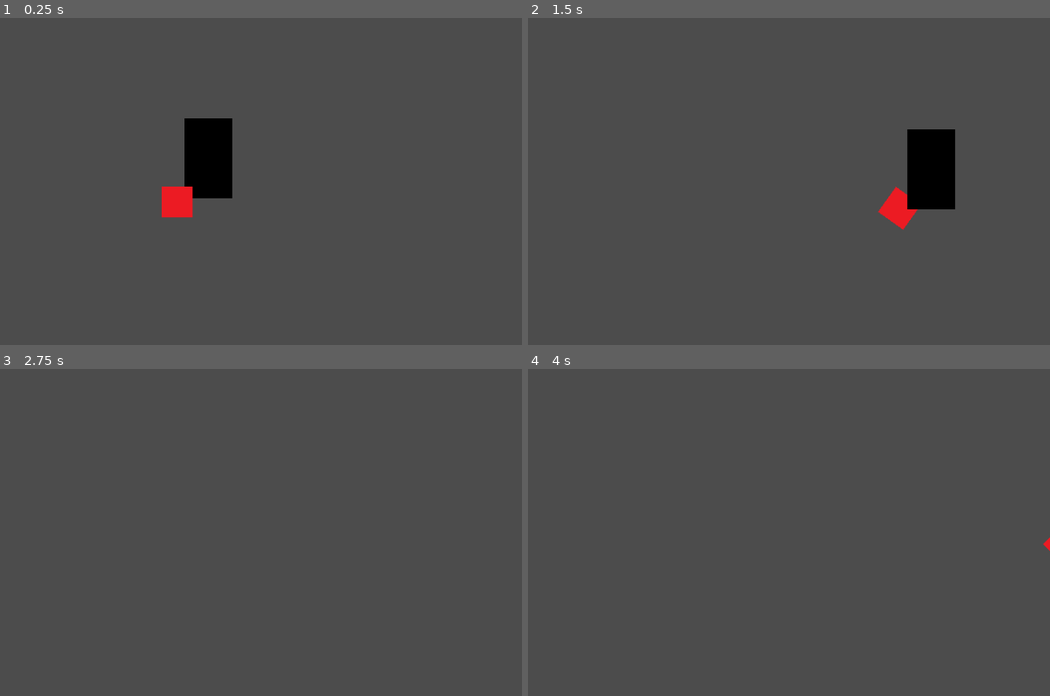
Above: before the commit, frames 1-4 (two rows, left to right).
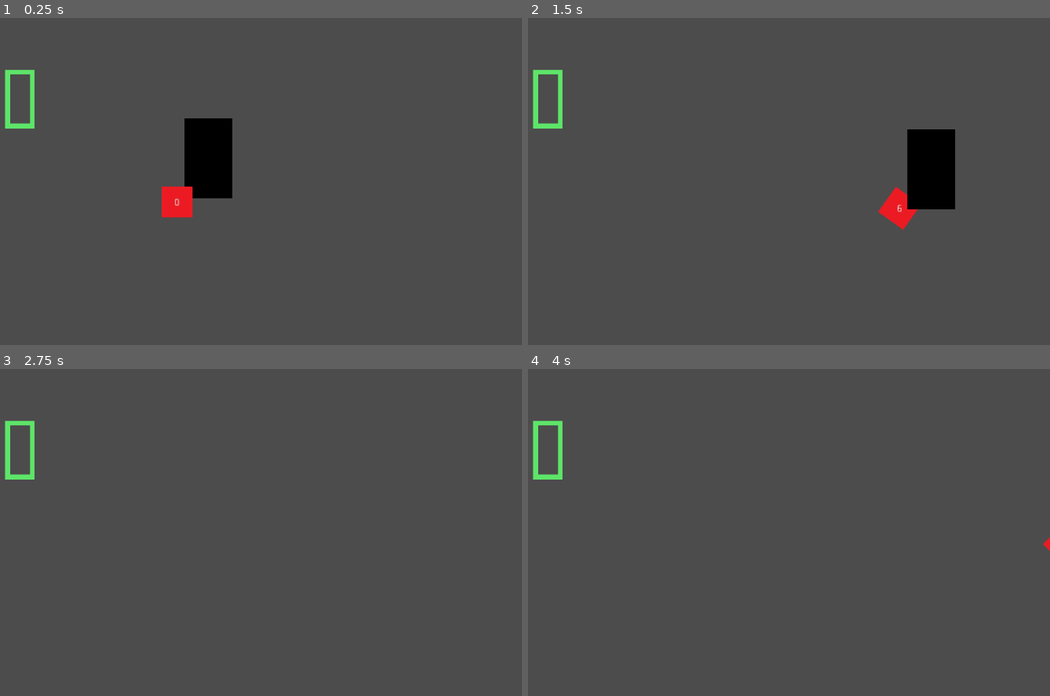
Above: after the commit, the same moments.

Repository: honiemun/GMTK-2022
Game: Godot game, scene res://World/World.tscn
Two runs of this game, one before a commit and one after it. Both use one fixed random seed, a clock stepped at 60 frames per second and the inputs below.
Inputs (mouse positions are in pixels of both pictures, inside the frame that each line leads up to):
- Up to frame 1 (0.25 s): no input
- Up to frame 2 (1.5 s): move the mouse to (872, 152) at 0.52 s; hold Right (ui_right) 0.53-1.28 s; click (872, 152) at 0.6 s; right-click (872, 152) at 0.8 s; move the mouse to (611, 188) at 1.27 s; hold Down (ui_down) from 1.28 s (still down); right-click (611, 188) at 1.35 s
- Up to frame 3 (2.75 s): click (83, 539) at 1.55 s; move the mouse to (271, 440) at 2.02 s; release Down (ui_down) at 2.03 s; hold Right (ui_right) from 2.03 s (still down); click (271, 440) at 2.1 s; right-click (271, 440) at 2.3 s
- Up to frame 4 (4 s): move the mouse to (705, 591) at 2.77 s; release Right (ui_right) at 2.78 s; hold Up (ui_up) 2.78-3.53 s; right-click (705, 591) at 2.85 s; click (705, 591) at 3.05 s; move the mouse to (924, 571) at 3.52 s; hold Left (ui_left) from 3.53 s (still down); click (924, 571) at 3.6 s; right-click (924, 571) at 3.8 s

The runs differ from the first frame. In frame 1, 0.5% of the frame differs, in the area x 0-35%, y 15-58%; in frame 2, 0.5%, in the area x 0-72%, y 15-60%; in frame 3, 0.5%; in frame 4, 0.5%.

Commit message:
Jumping through hoops adds to your score

Diff:
--- a/Dice/Dice.gd
+++ b/Dice/Dice.gd
@@ -1,5 +1,6 @@
 extends KinematicBody2D
 
+# STATE MACHINE
 enum {
 	FOLLOW,
 	ATTACK,
@@ -8,22 +9,36 @@
 
 var state = FOLLOW
 
-onready var player = get_parent().get_node("Player")
-onready var sprite = $Sprite
-onready var retractTimer = $RetractTimer
+# DICE ROLLS
+var rng = RandomNumberGenerator.new()
+var rawDiceRoll 	# The original dice roll from one to six.
+var diceRoll		# The raw dice roll + any modifiers.
+var modifier = 0	# Modifiers that change the dice roll.
 
-const FOLLOW_SPEED = 4.0
-const FOLLOW_OFFSET = -10
+const MAX_DICE_ROLL = 6
+
+# TRAVERSAL ANIMATIONS
 
 var initialPosition
 var finalPosition
 var curvePosition
 
+const FOLLOW_SPEED = 4.0
+const FOLLOW_OFFSET = -10
+
 var t = 0.0
+
+# ATTACKS
+
 const ATTACK_DURATION = 0.8
 const RETRACT_DURATION = 1.5
+const RADIUS = 250
 
-const RADIUS = 250
+# OTHER NODES
+onready var player = get_parent().get_node("Player")
+onready var sprite = $Sprite
+onready var retractTimer = $RetractTimer
+onready var debugText = $DebugText
 
 func _physics_process(delta):
 
@@ -31,7 +46,7 @@
 		FOLLOW:
 			follow_state(delta)
 		ATTACK:
-			attack_state(delta, initialPosition, finalPosition, curvePosition)
+			attack_state(delta)
 		RETRACT:
 			retract_state(delta)
 
@@ -41,6 +56,7 @@
 
 	if Input.is_action_just_pressed("attack"):
 		retractTimer.stop()
+		roll_dice()
 		define_bezier_variables()
 		state = ATTACK
 
@@ -49,7 +65,21 @@
 func follow_state(delta):
 	follow_player(delta, FOLLOW_SPEED)
 
-func attack_state(delta, initialPosition, finalPosition, curvePosition):
+func attack_state(delta):
+	move_towards_curve(delta)
+
+func roll_dice():
+	rawDiceRoll = rng.randi_range(1, MAX_DICE_ROLL)
+	diceRoll = rawDiceRoll
+	debugText.set_text(str(diceRoll))
+	print("Rolled a " + str(diceRoll))
+
+func add_to_dice(mod):
+	modifier += mod
+	diceRoll += modifier
+	debugText.set_text(str(diceRoll))
+
+func move_towards_curve(delta):
 	# Move from initialPosition to finalPosition, taking into account curvePosition
 	t += delta / ATTACK_DURATION
 
--- a/Dice/Dice.tscn
+++ b/Dice/Dice.tscn
@@ -4,20 +4,33 @@
 [ext_resource path="res://Dice/Dice.gd" type="Script" id=2]
 
 [sub_resource type="CircleShape2D" id=1]
-radius = 28.6356
+radius = 23.0217
 
 [node name="Dice" type="KinematicBody2D"]
+collision_layer = 0
+collision_mask = 0
 script = ExtResource( 2 )
 
 [node name="Sprite" type="Sprite" parent="."]
 texture = ExtResource( 1 )
 
-[node name="CollisionShape2D" type="CollisionShape2D" parent="."]
-shape = SubResource( 1 )
-disabled = true
-
 [node name="RetractTimer" type="Timer" parent="."]
 wait_time = 0.8
 one_shot = true
 
+[node name="DebugText" type="RichTextLabel" parent="."]
+margin_left = -4.0
+margin_top = -6.0
+margin_right = 28.0
+margin_bottom = 24.0
+text = "0
+"
+
+[node name="Hitbox" type="Area2D" parent="."]
+collision_layer = 0
+collision_mask = 2
+
+[node name="CollisionShape2D" type="CollisionShape2D" parent="Hitbox"]
+shape = SubResource( 1 )
+
 [connection signal="timeout" from="RetractTimer" to="." method="_on_RetractTimer_timeout"]
--- /dev/null
+++ b/Hoop/Hoop.gd
@@ -0,0 +1,7 @@
+extends KinematicBody2D
+
+onready var dice = get_parent().get_node("Dice")
+
+func _on_Hurtbox_area_entered(_area):
+	dice.add_to_dice(3)
+	queue_free()
--- /dev/null
+++ b/Hoop/Hoop.tscn
@@ -0,0 +1,30 @@
+[gd_scene load_steps=5 format=2]
+
+[ext_resource path="res://Hoop/hoop.png" type="Texture" id=1]
+[ext_resource path="res://Hoop/Hoop.gd" type="Script" id=2]
+
+[sub_resource type="CircleShape2D" id=2]
+
+[sub_resource type="CapsuleShape2D" id=1]
+height = 36.0
+
+[node name="Hoop" type="KinematicBody2D"]
+collision_layer = 2
+collision_mask = 0
+script = ExtResource( 2 )
+
+[node name="Sprite" type="Sprite" parent="."]
+texture = ExtResource( 1 )
+
+[node name="CollisionShape2D" type="CollisionShape2D" parent="."]
+position = Vector2( 0, 40 )
+shape = SubResource( 2 )
+
+[node name="Hurtbox" type="Area2D" parent="."]
+collision_layer = 2
+collision_mask = 0
+
+[node name="CollisionShape" type="CollisionShape2D" parent="Hurtbox"]
+shape = SubResource( 1 )
+
+[connection signal="area_entered" from="Hurtbox" to="." method="_on_Hurtbox_area_entered"]
--- a/Player/Player.tscn
+++ b/Player/Player.tscn
@@ -8,6 +8,8 @@
 height = 12.0
 
 [node name="Player" type="KinematicBody2D"]
+collision_layer = 4
+collision_mask = 0
 script = ExtResource( 2 )
 
 [node name="Sprite" type="Sprite" parent="."]
@@ -17,4 +19,3 @@
 [node name="CollisionShape2D" type="CollisionShape2D" parent="."]
 position = Vector2( 0, -54.5 )
 shape = SubResource( 1 )
-disabled = true
--- a/World/World.tscn
+++ b/World/World.tscn
@@ -1,7 +1,8 @@
-[gd_scene load_steps=3 format=2]
+[gd_scene load_steps=4 format=2]
 
 [ext_resource path="res://Player/Player.tscn" type="PackedScene" id=1]
 [ext_resource path="res://Dice/Dice.tscn" type="PackedScene" id=2]
+[ext_resource path="res://Hoop/Hoop.tscn" type="PackedScene" id=3]
 
 [node name="World" type="Node2D"]
 
@@ -10,5 +11,8 @@
 [node name="Player" parent="YSort" instance=ExtResource( 1 )]
 position = Vector2( 428, 280 )
 
+[node name="Hoop" parent="YSort" instance=ExtResource( 3 )]
+position = Vector2( 171, 145 )
+
 [node name="Dice" parent="YSort" instance=ExtResource( 2 )]
 position = Vector2( 306, 277 )
--- a/project.godot
+++ b/project.godot
@@ -18,6 +18,30 @@
 
 window/size/width=854
 window/size/height=480
+
+[importer_defaults]
+
+texture={
+"compress/bptc_ldr": 0,
+"compress/hdr_mode": 0,
+"compress/lossy_quality": 0.7,
+"compress/mode": 0,
+"compress/normal_map": 0,
+"detect_3d": true,
+"flags/anisotropic": false,
+"flags/filter": false,
+"flags/mipmaps": false,
+"flags/repeat": 0,
+"flags/srgb": 2,
+"process/HDR_as_SRGB": false,
+"process/fix_alpha_border": true,
+"process/invert_color": false,
+"process/normal_map_invert_y": false,
+"process/premult_alpha": false,
+"size_limit": 0,
+"stream": false,
+"svg/scale": 1.0
+}
 
 [input]
 
@@ -73,6 +97,12 @@
  ]
 }
 
+[layer_names]
+
+2d_physics/layer_1="Dice"
+2d_physics/layer_2="Enemy"
+2d_physics/layer_3="Player"
+
 [physics]
 
 common/enable_pause_aware_picking=true
Binary file added: Hoop/hoop.png
Not shown, added: Hoop/hoop.png.import
